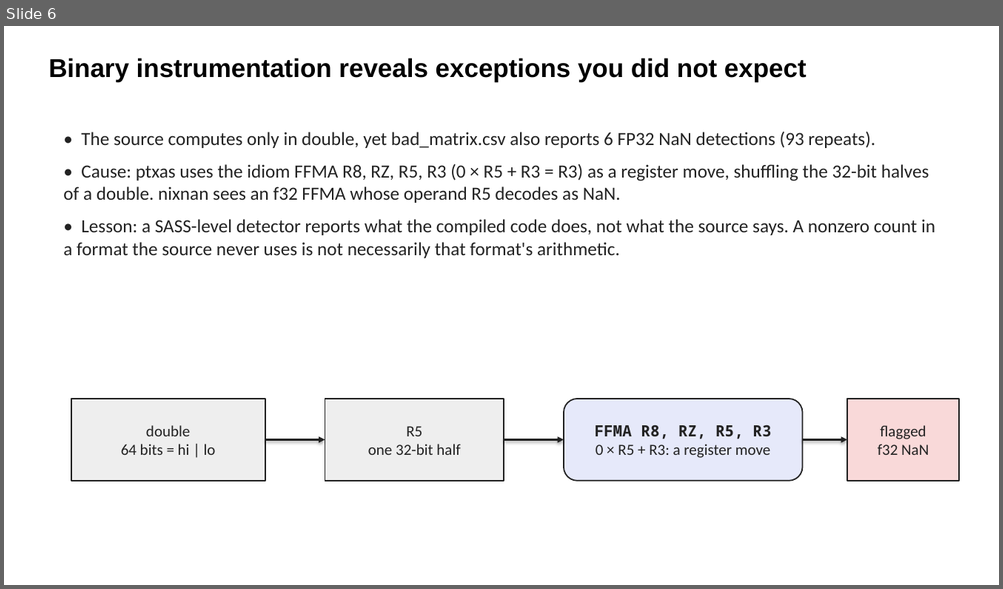
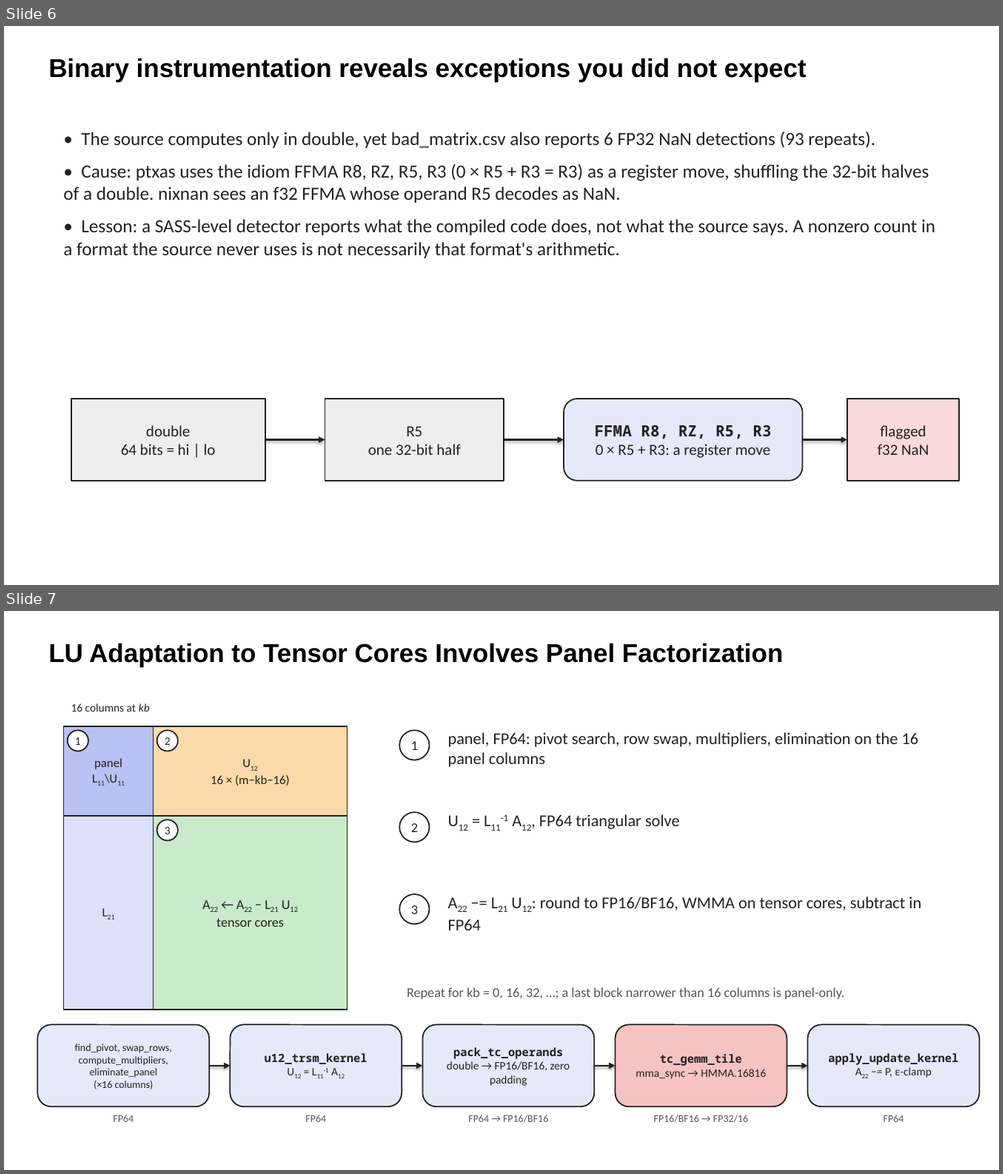
Before and after one commit to parfloat/SC26-Tutorial, a slide deck: lu_solve_gpu/LU_Slides.pptx. Shown one above the other, each under a label of ours: slide 6 before the commit, slides 6 and 7 after it. The pictures are 1003x589 and 1003x1174 pixels, drawn with LibreOffice and Linux fonts; fonts in the diff are those of the drawing. Boxes give left, top, right and bottom in pixels: in the first picture for what was removed or moved away, otherwise in the second. Text is boxed around its words. In the diff, an @@ line names an element or a change of style, - is before the commit and + after.

```diff
--- a/lu_solve_gpu/LU_Slides.pptx
+++ b/lu_solve_gpu/LU_Slides.pptx
@@ slide 7 added at [4, 611, 999, 1170], background #FFFFFF @@
@@ text added at [48, 643, 782, 667], 25 pt, text #000000, bold @@
+LU Adaptation to Tensor Cores Involves Panel Factorization
@@ text added at [71, 703, 150, 712], 11 pt, text #222222 @@
+16 columns at kb
@@ rectangle added at [64, 726, 153, 816], fill #B9C2F2, outline #222222 1.25 pt, 12 pt, text #222222 @@
+panel
+L11\U11
@@ ellipse added at [68, 730, 88, 752], fill #FFFFFF, outline #222222 1.25 pt, 11 pt, text #222222 @@
+1
@@ rectangle added at [153, 726, 347, 816], fill #FBD9A8, outline #222222 1.25 pt, 12 pt, text #222222 @@
+U12
+16 × (m−kb−16)
@@ ellipse added at [157, 730, 178, 752], fill #FFFFFF, outline #222222 1.25 pt, 11 pt, text #222222 @@
+2
@@ ellipse added at [399, 730, 430, 760], fill #FFFFFF, outline #222222 1.25 pt, 13 pt, text #222222 @@
+1
@@ text added at [448, 732, 919, 767], 16 pt, text #222222 @@
+panel, FP64: pivot search, row swap, multipliers, elimination on the 16 panel columns
@@ rectangle added at [64, 816, 153, 1010], fill #DDE2FA, outline #222222 1.25 pt, 12 pt, text #222222 @@
+L21
@@ rectangle added at [153, 816, 347, 1010], fill #C9EBC9, outline #222222 1.25 pt, 13 pt, text #222222 @@
+A22 ← A22 − L21 U12
+tensor cores
@@ ellipse added at [157, 820, 178, 841], fill #FFFFFF, outline #222222 1.25 pt, 11 pt, text #222222 @@
+3
@@ ellipse added at [399, 812, 430, 843], fill #FFFFFF, outline #222222 1.25 pt, 13 pt, text #222222 @@
+2
@@ text added at [491, 815, 680, 831], 16 pt, text #222222 @@
+U12 = L11-1 A12, FP64 triangular solve
@@ ellipse added at [399, 894, 430, 924], fill #FFFFFF, outline #222222 1.25 pt, 13 pt, text #222222 @@
+3
@@ text added at [448, 897, 921, 931], 16 pt, text #222222 @@
+A22 −= L21 U12: round to FP16/BF16, WMMA on tensor cores, subtract in FP64
@@ text added at [407, 988, 844, 999], 13 pt, text #555555 @@
+Repeat for kb = 0, 16, 32, …; a last block narrower than 16 columns is panel-only.
@@ rounded rectangle added at [37, 1025, 209, 1107], fill #E6E9FA, outline #222222 1.25 pt, 10 pt, text #222222 @@
+find_pivot, swap_rows,
+compute_multipliers,
+eliminate_panel
+(×16 columns)
@@ rounded rectangle added at [230, 1025, 401, 1107], fill #E6E9FA, outline #222222 1.25 pt, 11 pt, text #222222, bold @@
+u12_trsm_kernel
+U12 = L11-1 A12
@@ rounded rectangle added at [423, 1025, 595, 1107], fill #E6E9FA, outline #222222 1.25 pt, 11 pt, text #222222 @@
+pack_tc_operands
+double → FP16/BF16, zero padding
@@ rounded rectangle added at [615, 1025, 787, 1107], fill #F6C3C3, outline #222222 1.25 pt, 11 pt, text #222222 @@
+tc_gemm_tile
+mma_sync → HMMA.16816
@@ rounded rectangle added at [808, 1025, 979, 1107], fill #E6E9FA, outline #222222 1.25 pt, 11 pt, text #222222, bold @@
+apply_update_kernel
+A22 −= P, ε-clamp
@@ arrow added from (209, 1066) to (230, 1066), #222222 1.75 pt @@
@@ arrow added from (401, 1066) to (423, 1066), #222222 1.75 pt @@
@@ arrow added from (595, 1066) to (615, 1066), #222222 1.75 pt @@
@@ arrow added from (787, 1066) to (808, 1066), #222222 1.75 pt @@
@@ text added at [113, 1115, 134, 1122], 10 pt, text #555555 @@
+FP64
@@ text added at [305, 1115, 326, 1122], 10 pt, text #555555 @@
+FP64
@@ text added at [468, 1115, 548, 1123], 10 pt, text #555555 @@
+FP64 → FP16/BF16
@@ text added at [654, 1115, 748, 1123], 10 pt, text #555555 @@
+FP16/BF16 → FP32/16
@@ text added at [883, 1115, 904, 1122], 10 pt, text #555555 @@
+FP64
```
Also in this commit, not shown: 1 other file.
